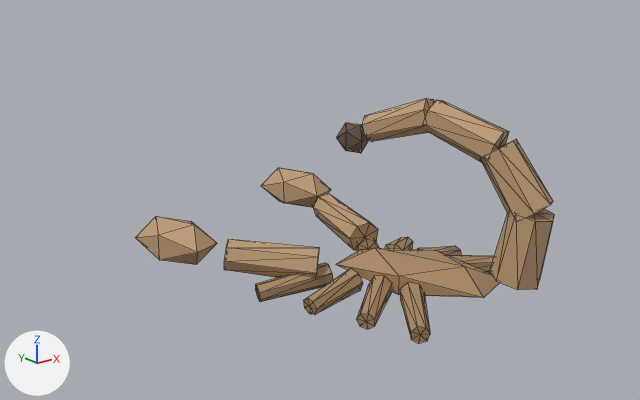
Renders of the glTF model public/studio/v2.15.0/d_scorpion/model.glb from each side of a commit.
Rendered twice from a 50 mm lens placed at (-25.1, -25.8, 15.0), pointed at (-2.5, 2.6, 3.7). Every picture has the same lights, and +X, +Y and +Z are marked at lower left. The first picture is the older version. Mesh edges are drawn as thin lines. Where no turn or scale is listed for an object, it has been applied to the vertices.

In view in the first picture: 'part0', 'part1', 'part10', 'part12', 'part13', 'part14', 'part15', 'part16', 'part17', 'part2', 'part3', 'part4', 'part6', 'part8' and 4 more.
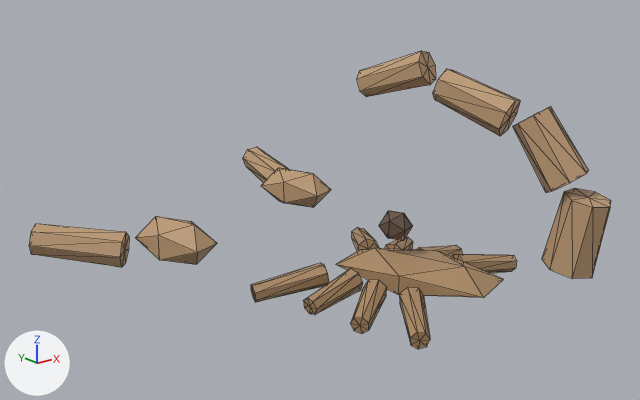
Where the change shows, as pixel boxes [x1, y1, x2, y2] in the pictures (640 x 400 px):
'part13', moved: before [490, 208, 555, 290]; after [542, 188, 611, 279]
'part14', moved: before [483, 139, 553, 218]; after [513, 106, 589, 192]
'part2', moved: before [224, 239, 319, 277]; after [29, 224, 129, 267]
'part15', moved: before [423, 100, 509, 163]; after [433, 69, 520, 136]
'part16', moved: before [362, 98, 435, 142]; after [357, 51, 436, 97]
'part1', moved: before [313, 194, 378, 251]; after [243, 147, 289, 183]
'part10', moved: before [356, 276, 392, 329]; after [350, 280, 387, 334]
'part17', moved: before [337, 123, 369, 153]; after [379, 211, 413, 241]

Edits to the bpy script that builds the scene:
```text
Change me_geometry_1:
    used by ob_part1; location = (0.0, 0.0, 0.0)
    remove me_geometry_1.from_pydata(...)  # 16 vertices, 28 faces; spans x 0.2..2.29, y 3.35..7.49, z 0.22..2.07
    add me_geometry_1.from_pydata(...)  # 16 vertices, 28 faces; spans x 1.64..3.73, y 11.74..15.88, z 0.8..2.65
    me_geometry_1 part 1: the whole mesh is moved by (1.44, 8.39, 0.58)
Change me_geometry_2:
    used by ob_part2; location = (0.0, 0.0, 0.0)
    remove me_geometry_2.from_pydata(...)  # 16 vertices, 28 faces; spans x -6.37..-2.49, y 1.54..5.16, z 0.25..2.09
    add me_geometry_2.from_pydata(...)  # 16 vertices, 28 faces; spans x -12.62..-8.74, y 7.03..10.65, z 0.81..2.66
    me_geometry_2 part 2: the whole mesh is moved by (-6.25, 5.49, 0.57)
Change me_geometry_10:
    used by ob_part10; location = (0.0, 0.0, 0.0)
    remove me_geometry_10.from_pydata(...)  # 16 vertices, 28 faces; spans x -4.08..-1.39, y -2.36..-0.12, z -0.22..1.07
    add me_geometry_10.from_pydata(...)  # 16 vertices, 28 faces; spans x -4.45..-1.76, y -2.42..-0.18, z -0.27..1.02
    me_geometry_10 part 3: the whole mesh is moved by (-0.37, -0.06, -0.05)
Change me_geometry_13:
    used by ob_part13; location = (0.0, 0.0, 0.0)
    remove me_geometry_13.from_pydata(...)  # 16 vertices, 28 faces; spans x 0.66..2.72, y -6.16..-3.81, z 1.25..4.45
    add me_geometry_13.from_pydata(...)  # 16 vertices, 28 faces; spans x 1.35..3.42, y -8.12..-5.77, z 2.17..5.37
    me_geometry_13 part 4: the whole mesh is moved by (0.69, -1.96, 0.92)
Change me_geometry_14:
    used by ob_part14; location = (0.0, 0.0, 0.0)
    remove me_geometry_14.from_pydata(...)  # 16 vertices, 28 faces; spans x 0.56..2.72, y -6.03..-3.14, z 3.8..7.07
    add me_geometry_14.from_pydata(...)  # 16 vertices, 28 faces; spans x 0.98..3.14, y -7.21..-4.32, z 5.22..8.49
    me_geometry_14 part 5: the whole mesh is moved by (0.42, -1.18, 1.43)
Change me_geometry_15:
    used by ob_part15; location = (0.0, 0.0, 0.0)
    remove me_geometry_15.from_pydata(...)  # 16 vertices, 28 faces; spans x -0.24..2.1, y -4.15..-0.78, z 5.89..8.31
    add me_geometry_15.from_pydata(...)  # 16 vertices, 28 faces; spans x -0.11..2.23, y -4.51..-1.14, z 7.16..9.59
    me_geometry_15 part 6: the whole mesh is moved by (0.13, -0.36, 1.27)
Change me_geometry_16:
    used by ob_part16; location = (0.0, 0.0, 0.0)
    remove me_geometry_16.from_pydata(...)  # 16 vertices, 28 faces; spans x -1.07..1.05, y -1.4..1.84, z 6.23..8.32
    add me_geometry_16.from_pydata(...)  # 16 vertices, 28 faces; spans x -1.17..0.96, y -1.14..2.1, z 8.1..10.2
    me_geometry_16 part 7: the whole mesh is moved by (-0.09, 0.26, 1.88)
Change me_geometry_17:
    used by ob_part17; location = (0.0, 0.0, 0.0)
    remove me_geometry_17.from_pydata(...)  # 12 vertices, 20 faces; spans x -1.408..-0.24, y 1.617..3.04, z 5.621..6.859
    add me_geometry_17.from_pydata(...)  # 12 vertices, 20 faces; spans x -0.696..0.472, y -0.394..1.028, z 2.036..3.275
    me_geometry_17 part 8: the whole mesh is moved by (0.712, -2.012, -3.585)
```
